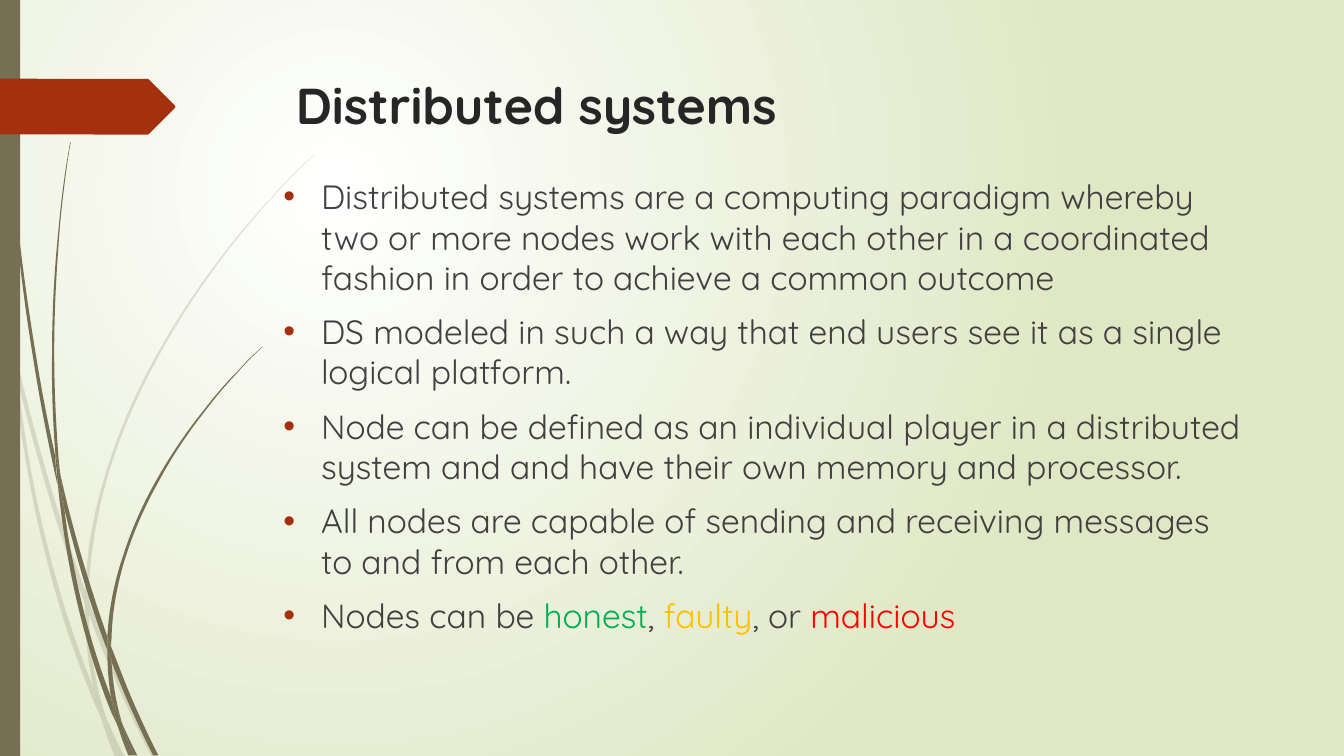
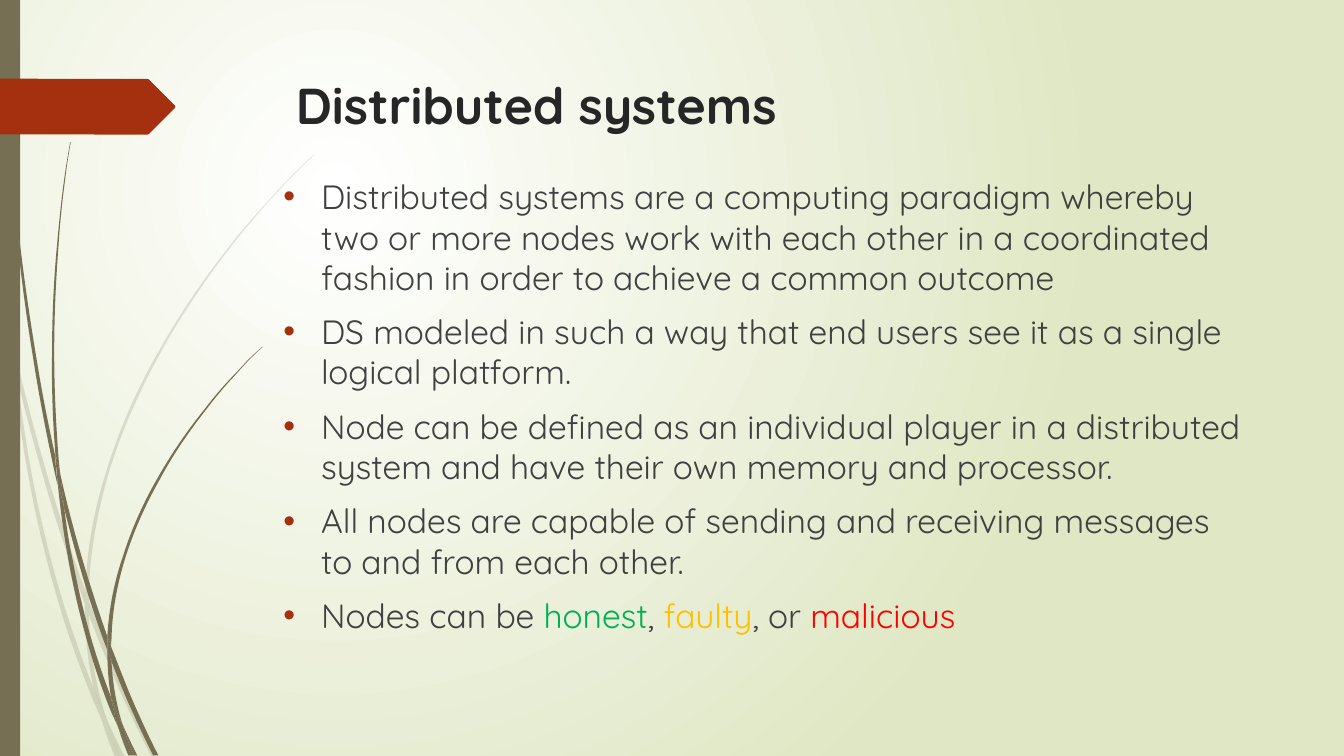
Before and after one commit to sarangparikh22/nmit-blockchain, a slide deck: slide 29 of Distributed Systems 101/Unit1_ppt.pptx. Drawn at 1344x756 pixels with LibreOffice and Linux fonts; fonts in the diff are those of the drawing. Boxes give left, top, right and bottom in pixels: in the first picture for what was removed or moved away, otherwise in the second. Text is boxed around its words. In the diff, an @@ line names an element or a change of style, - is before the commit and + after.

```diff
--- a/Distributed Systems 101/Unit1_ppt.pptx
+++ b/Distributed Systems 101/Unit1_ppt.pptx
@@ text at <box>321,414,1240,486</box>: text changed @@
-• Node can be defined as an individual player in a distributed system and and have their own memory and processor.
+• Node can be defined as an individual player in a distributed system and have their own memory and processor.
```
Also in this commit, not shown: 3 other slides changed, 49 slides added.
